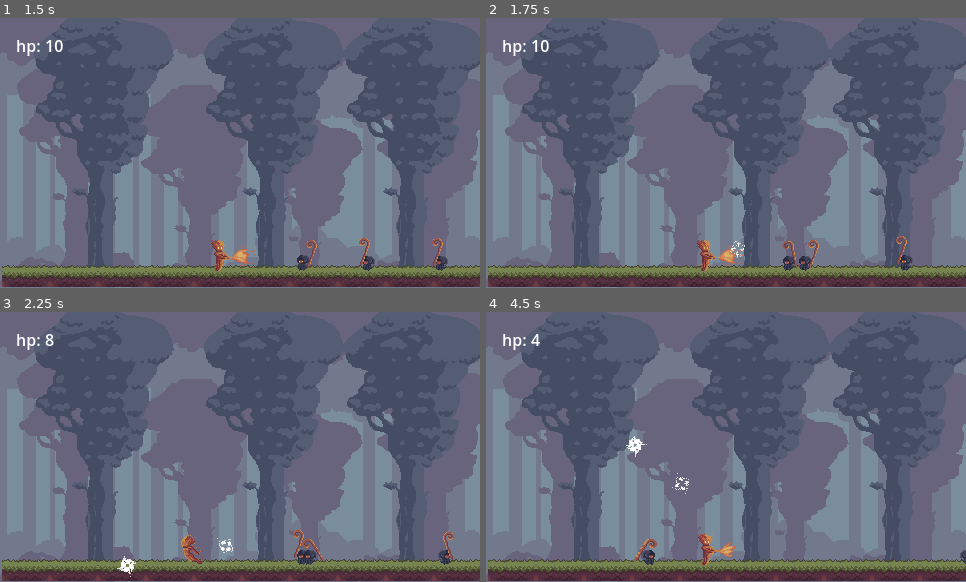
Above: before the commit, frames 1-4 (two rows, left to right).
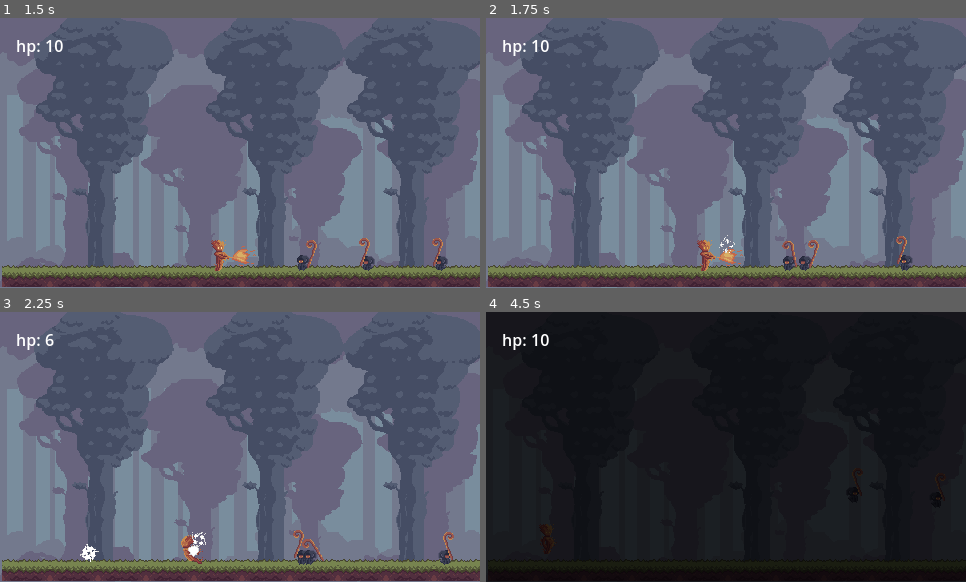
Above: after the commit, the same moments.

Repository: Enweave/pj16
Game: Godot game, scene res://Levels/Release/level3.tscn
Two runs of this game, one before a commit and one after it. Both use one fixed random seed, a clock stepped at 60 frames per second and the inputs below. This scene is started directly instead of the project's main scene.
Inputs (mouse positions are in pixels of both pictures, inside the frame that each line leads up to):
- Up to frame 1 (1.5 s): tap Enter at 0.5 s; move the mouse to (345, 139) at 0.52 s; hold D (input_MoveRight) 0.53-1.25 s; tap J (input_Fire) at 0.6 s; click (345, 139) at 0.67 s; tap Space (input_Jump) at 0.77 s; drag from (144, 166) to (206, 215) at 1.27 s
- Up to frame 2 (1.75 s): no input
- Up to frame 3 (2.25 s): move the mouse to (288, 387) at 2.02 s; hold A (input_MoveLeft) from 2.03 s (still down); tap Delete at 2.1 s
- Up to frame 4 (4.5 s): release A (input_MoveLeft) at 2.75 s; drag from (702, 501) to (567, 549) at 2.77 s; move the mouse to (870, 487) at 3.52 s; hold D (input_MoveRight) 3.53-4.25 s; tap V at 3.6 s; tap Space (input_Jump) at 3.77 s; click (682, 465) at 4.25 s, where only the run after the commit has a clickable "Retry"

Frame 1 is identical in both runs. In frame 2, less than 0.1% of the frame differs, in the area x 48-54%, y 80-89%; in frame 3, 0.5%; in frame 4, 100%, in the area x 0-100%, y 0-100%.

Commit message:
dumb suggest launch velocity

Diff:
--- a/Actors/Characters/Player/Abilities/earth_ability.gd
+++ b/Actors/Characters/Player/Abilities/earth_ability.gd
@@ -3,7 +3,7 @@
 func set_target(in_direction: Vector2 = Vector2.ZERO, in_position: Vector2 = Vector2.ZERO, _in_object: Node2D = null) -> void:
     _target_direction = in_direction
     _target_position = in_position
-
+    _target_object = null
 
 func _ready() -> void:
     super._ready()
@@ -12,7 +12,6 @@
 
 func _on_activation() -> void:
     super._on_activation()
-    set_target_object(self)
 
 
 func _update_status_label(_in_text: String = "") -> void:
--- a/Actors/Characters/Player/Abilities/earth_projectile.gd
+++ b/Actors/Characters/Player/Abilities/earth_projectile.gd
@@ -9,4 +9,5 @@
 	return_timer.timeout.connect(_on_return_timer_timeout)
 
 func _on_return_timer_timeout() -> void:
+	_weapon.set_target_object(_weapon)
 	movement_mode = MovementMode.HOMING
--- a/Actors/Enemies/BowEnemy/bow_projectile.tscn
+++ b/Actors/Enemies/BowEnemy/bow_projectile.tscn
@@ -22,7 +22,7 @@
 [node name="BowProjectile" type="Node2D"]
 script = ExtResource("1_qj57i")
 movement_mode = 1
-gravity_multiplier = 0.1
+gravity_multiplier = 0.5
 lifetime = 2.0
 speed = 300.0
 
--- a/Common/Framework/Combat/projectile_base.gd
+++ b/Common/Framework/Combat/projectile_base.gd
@@ -40,8 +40,19 @@
 	_lifetime_timer.autostart = true
 	await (call_deferred('add_child', _lifetime_timer))
 	_alive = true
+	if movement_mode == MovementMode.BALLISTIC and _weapon.get_target_object() != null:
+		var suggested_velovity: Vector2 = calculate_launch_velocity(global_position, _weapon.get_target_object().global_position, _gravity * gravity_multiplier)
+		if suggested_velovity != Vector2.ZERO:
+			print("Suggested velocity: ", suggested_velovity)
+			_velocity = suggested_velovity
+		else:
+			print("No solution found")
+			_velocity = _vector_from_unit_vector_and_length(_control_direction, speed)
+		return
 	if movement_mode == MovementMode.BALLISTIC or movement_mode == MovementMode.LINEAR:
 		_velocity = _vector_from_unit_vector_and_length(_control_direction, speed)
+		return
+
 
 
 func _update_orientation(in_direction: Vector2 = Vector2.ZERO) -> void:
@@ -75,3 +86,31 @@
 
 func _on_lifetime_timer_timeout() -> void:
 	kill_projectile()
+
+
+func calculate_launch_velocity(start_pos: Vector2, target_pos: Vector2, gravity: float) -> Vector2:
+	"""Calculates the initial velocity needed to launch a body from start_pos to target_pos,
+    given a gravitational acceleration.
+
+    Args:
+        start_pos: The starting position (Vector2).
+        target_pos: The target position (Vector2).
+        gravity: The gravitational acceleration (float).  Assumed to be negative downwards.
+
+    Returns:
+        A Vector2 representing the initial velocity, or Vector2.Zero if no solution exists (e.g., target is unreachable).
+    """
+
+	var distance: Vector2 = target_pos - start_pos
+	var distance_x: float = distance.x
+	var distance_y: float = distance.y
+
+	if distance_x == 0:
+		return Vector2.ZERO
+
+	var time: float = sqrt(abs(2 * distance_y / gravity))
+
+	var velocity_x: float = distance_x / time
+	var velocity_y: float = gravity * time
+
+	return Vector2(velocity_x, -velocity_y)
